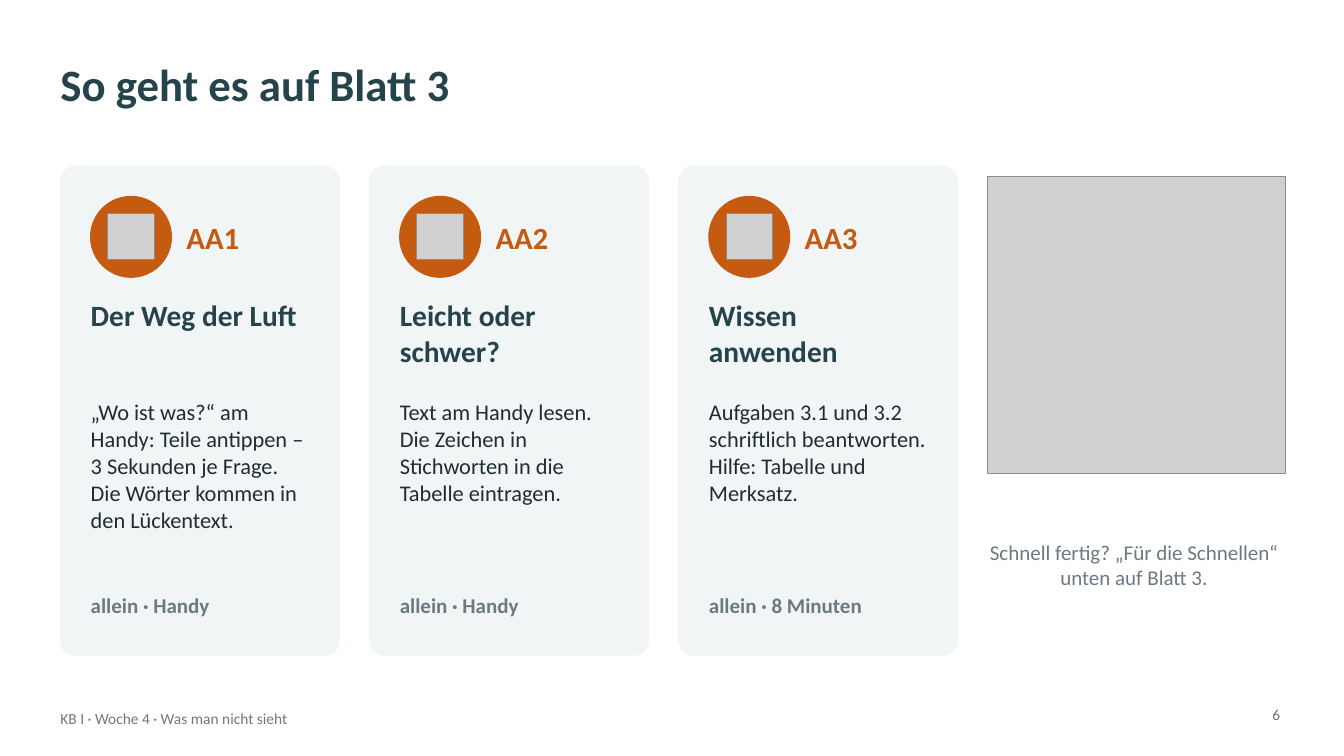
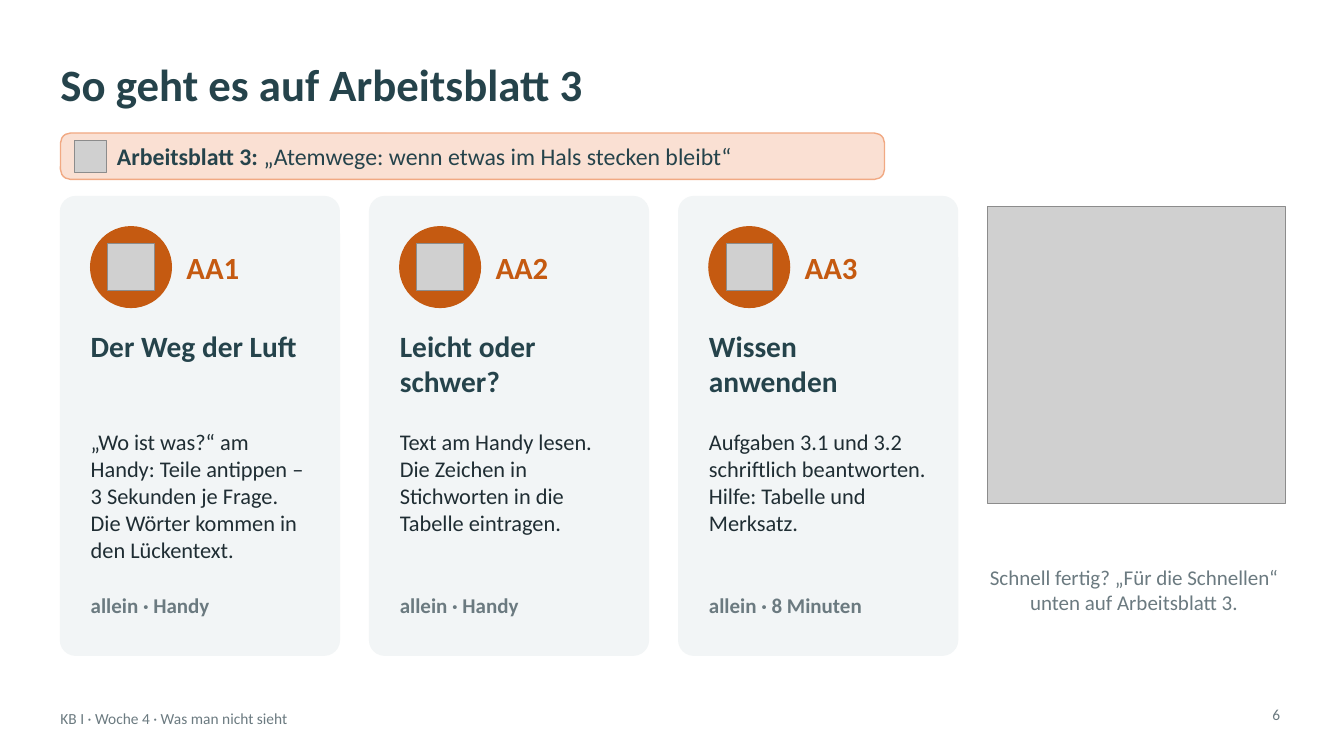
Before and after one commit to klawittersven-arch/3BFP2-kb1-notfall, a slide deck: slide 6 of arbeitsblatt/KB1_W4_Praesentation_3_Gelenkstelle_Atemwege.pptx. Drawn at 1344x756 pixels with LibreOffice and Linux fonts; fonts in the diff are those of the drawing; grey boxes stand for pictures; background and template pictures are left out. Boxes give left, top, right and bottom in pixels: in the first picture for what was removed or moved away, otherwise in the second. Text is boxed around its words. In the diff, an @@ line names an element or a change of style, - is before the commit and + after.

```diff
--- a/arbeitsblatt/KB1_W4_Praesentation_3_Gelenkstelle_Atemwege.pptx
+++ b/arbeitsblatt/KB1_W4_Praesentation_3_Gelenkstelle_Atemwege.pptx
@@ title at [60, 69, 583, 109]: text changed @@
-So geht es auf Blatt 3
+So geht es auf Arbeitsblatt 3
@@ rounded rectangle added at [60, 133, 885, 179], fill #F1A983 at 35% opacity, outline #F1A983 1 pt @@
@@ picture added at [75, 140, 107, 172] @@
@@ text added at [117, 148, 731, 169], 17 pt, text #25434B @@
+Arbeitsblatt 3: „Atemwege: wenn etwas im Hals stecken bleibt“
@@ rounded rectangle: place and size @@
-rounded rectangle at [60, 166, 340, 655]
+rounded rectangle at [60, 197, 340, 655]
@@ rounded rectangle: place and size @@
-rounded rectangle at [370, 166, 649, 655]
+rounded rectangle at [370, 197, 649, 655]
@@ rounded rectangle: place and size @@
-rounded rectangle at [679, 166, 958, 655]
+rounded rectangle at [679, 197, 958, 655]
@@ 6 texts, 4 pictures, 3 ellipses: place and size @@
-6 texts, 4 pictures, 3 ellipses at [91, 176, 1286, 474]
+6 texts, 4 pictures, 3 ellipses at [91, 207, 1286, 504]
@@ text "„Wo ist was?“ am Handy: ...": place and size @@
-text "„Wo ist was?“ am Handy: ..." at [91, 404, 297, 528]
+text "„Wo ist was?“ am Handy: ..." at [91, 434, 297, 558]
@@ text "Text am Handy lesen. Die ...": place and size @@
-text "Text am Handy lesen. Die ..." at [400, 404, 591, 505]
+text "Text am Handy lesen. Die ..." at [400, 434, 591, 535]
@@ text "Aufgaben 3.1 und 3.2 schriftlich ...": place and size @@
-text "Aufgaben 3.1 und 3.2 schriftlich ..." at [709, 404, 926, 501]
+text "Aufgaben 3.1 und 3.2 schriftlich ..." at [709, 434, 926, 531]
@@ text at [990, 570, 1277, 610]: text changed @@
-Schnell fertig? „Für die Schnellen“ unten auf Blatt 3.
+Schnell fertig? „Für die Schnellen“ unten auf Arbeitsblatt 3.
```
Also in this commit, not shown: 4 other slides changed, 3 other files.
